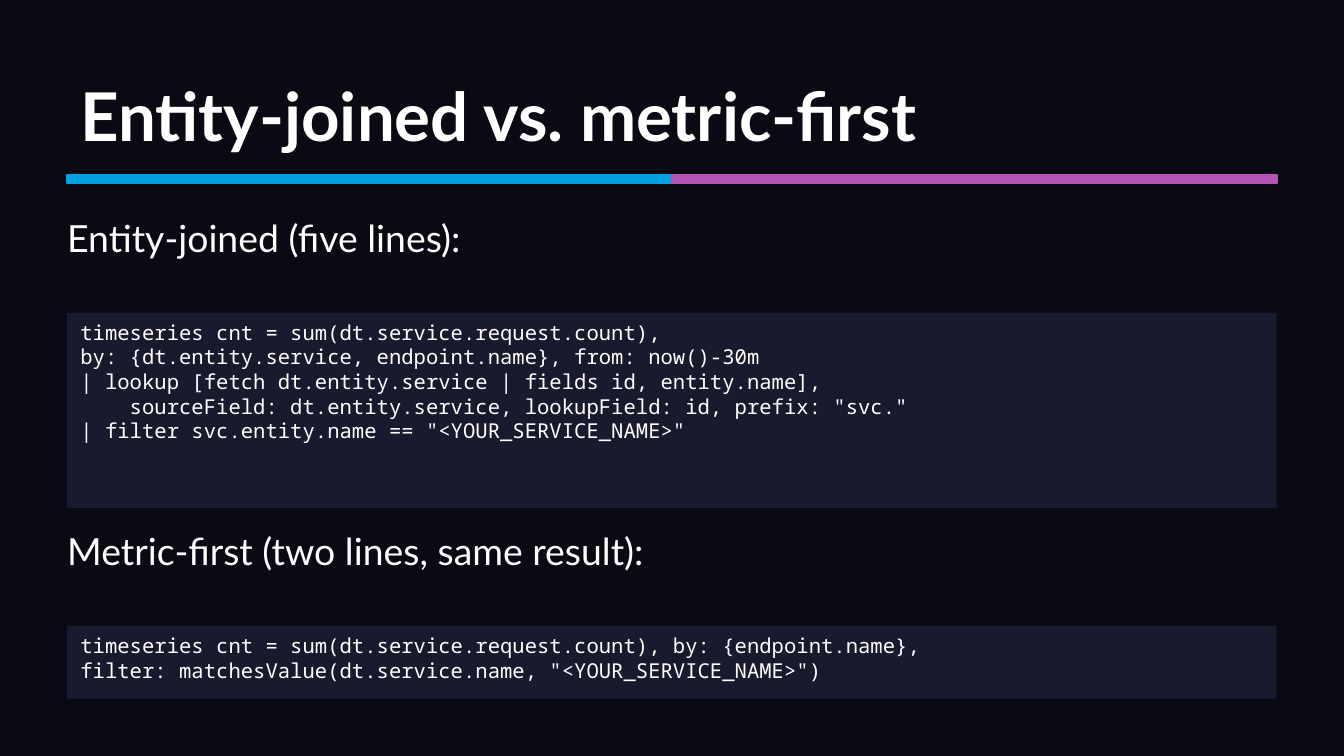
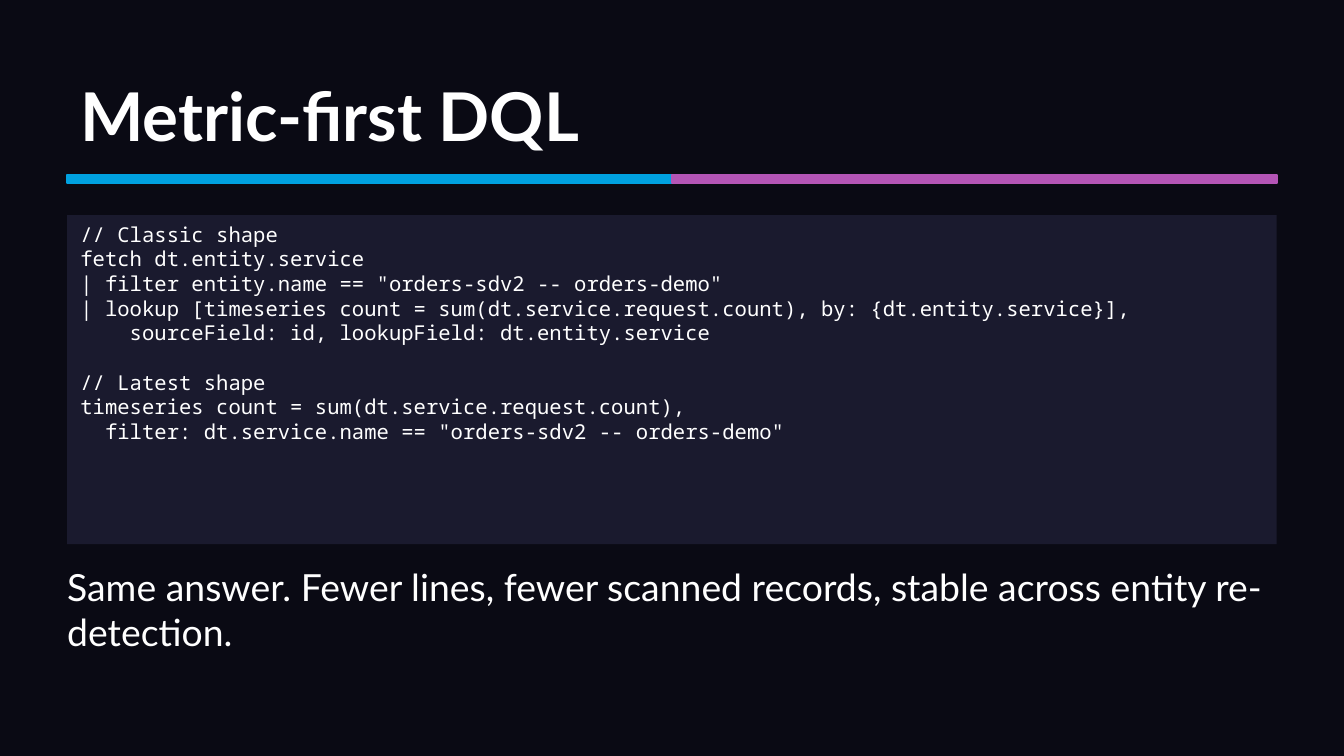
Before and after one commit to mreider/orders-demo, a slide deck: slide 18 of presentation/sdv2-presentation.pptx (slide 33 before the commit). Drawn at 1344x756 pixels with LibreOffice and Linux fonts; fonts in the diff are those of the drawing. Boxes give left, top, right and bottom in pixels: in the first picture for what was removed or moved away, otherwise in the second. Text is boxed around its words. In the diff, an @@ line names an element or a change of style, - is before the commit and + after.

```diff
--- a/presentation/sdv2-presentation.pptx
+++ b/presentation/sdv2-presentation.pptx
@@ text at [80, 91, 579, 151]: text changed @@
-Entity-joined vs. metric-first
+Metric-first DQL
@@ rectangle "// Classic shape": place and size @@
-rectangle "// Classic shape" at [67, 313, 1277, 508]
+rectangle "// Classic shape" at [67, 215, 1277, 544]
@@ text removed at [67, 223, 460, 259] @@
-Entity-joined (five lines):
@@ text in rectangle at [80, 226, 1129, 440]: text changed @@
-timeseries cnt = sum(dt.service.request.count),
-by: {dt.entity.service, endpoint.name}, from: now()-30m
-| lookup [fetch dt.entity.service | fields id, entity.name],
-sourceField: dt.entity.service, lookupField: id, prefix: "svc."
-| filter svc.entity.name == "<YOUR_SERVICE_NAME>"
+// Classic shape
+fetch dt.entity.service
+| filter entity.name == "orders-sdv2 -- orders-demo"
+| lookup [timeseries count = sum(dt.service.request.count), by: {dt.entity.service}],
+sourceField: id, lookupField: dt.entity.service
+// Latest shape
+timeseries count = sum(dt.service.request.count),
+filter: dt.service.name == "orders-sdv2 -- orders-demo"
@@ text removed at [67, 536, 643, 571] @@
-Metric-first (two lines, same result):
@@ text added at [67, 573, 1261, 647], 20 pt, text #FFFFFF @@
+Same answer. Fewer lines, fewer scanned records, stable across entity re-detection.
@@ rectangle removed at [67, 626, 1277, 699] @@
-timeseries cnt = sum(dt.service.request.count), by: {endpoint.name},
-filter: matchesValue(dt.service.name, "<YOUR_SERVICE_NAME>")
```
Also in this commit, not shown: 5 other slides changed, 11 slides added, 52 slides removed, 54 other files.
